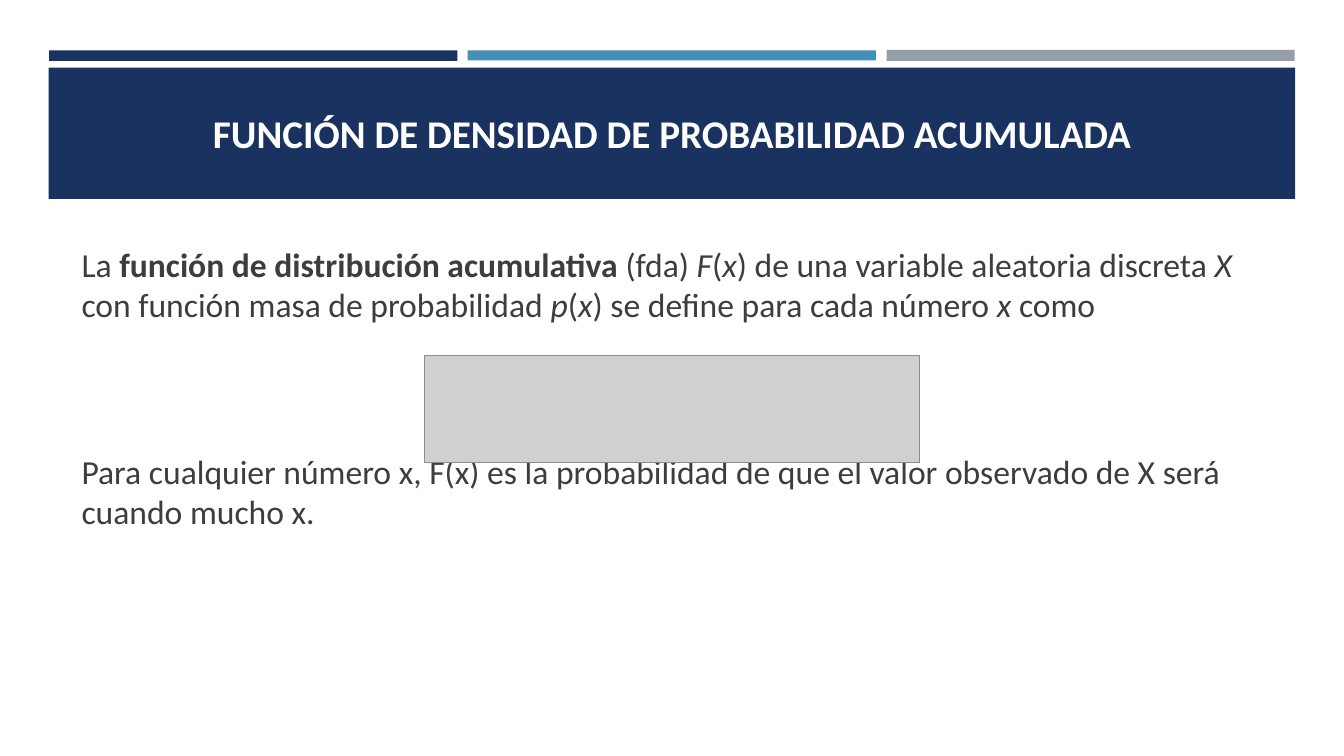
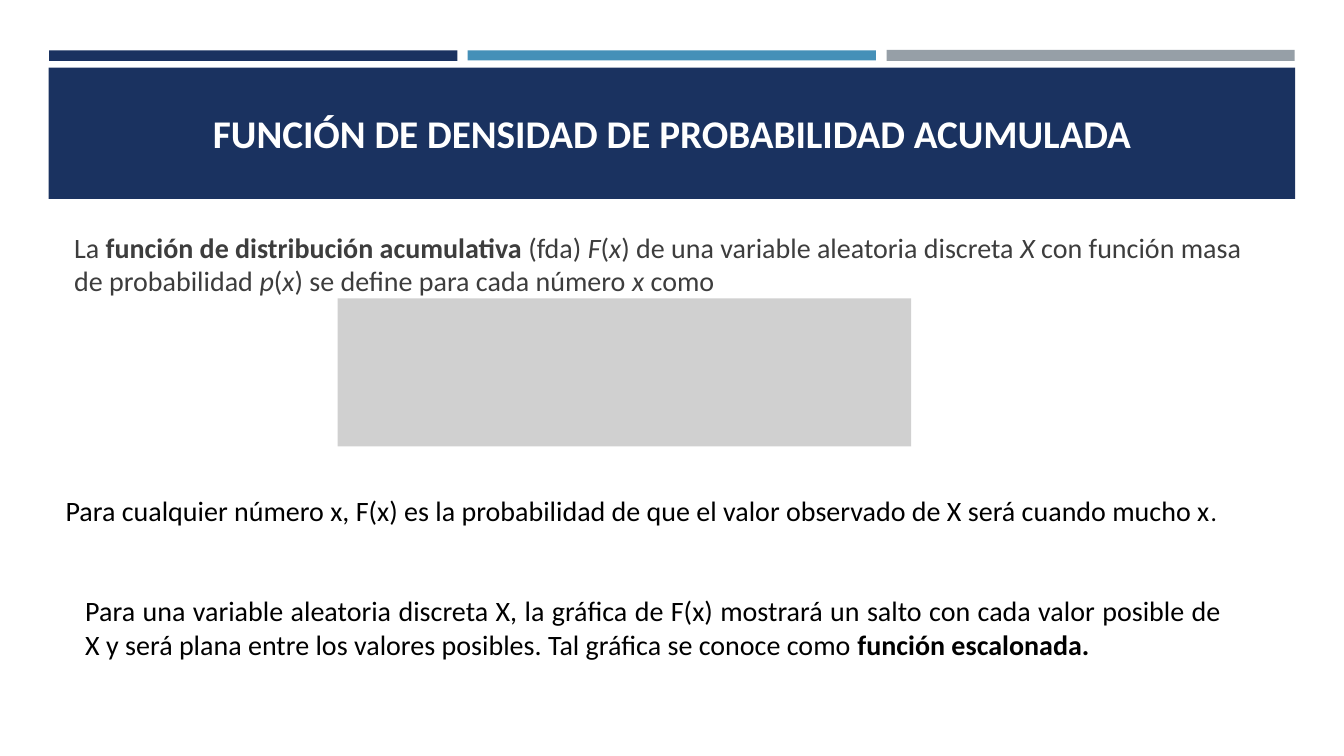
Before and after one commit to estadisticaITM/estadisticaITM.github.io, a slide deck: slide 11 of ITM_VAD_EBX.pptx (slide 13 before the commit). Drawn at 1344x756 pixels with LibreOffice and Linux fonts; fonts in the diff are those of the drawing; grey boxes stand for pictures. Boxes give left, top, right and bottom in pixels: in the first picture for what was removed or moved away, otherwise in the second. Text is boxed around its words. In the diff, an @@ line names an element or a change of style, - is before the commit and + after.

```diff
--- a/ITM_VAD_EBX.pptx
+++ b/ITM_VAD_EBX.pptx
@@ text "La función de distribución acumulativa ...": place and size @@
-text "La función de distribución acumulativa ..." at bbox=[82, 252, 1232, 525]
+text "La función de distribución acumulativa ..." at bbox=[74, 237, 1241, 296]
@@ text "La función de distribución acumulativa ..." at bbox=[74, 237, 1241, 296]: size 24 to 20 pt @@
@@ picture added at bbox=[338, 298, 911, 447] @@
@@ picture removed at bbox=[424, 356, 921, 463] @@
@@ text at bbox=[82, 456, 1220, 525]: paragraph removed @@
-Para cualquier número x, F(x) es la probabilidad de que el valor observado de X será cuando mucho x.
@@ text added at bbox=[66, 500, 1209, 526], 20 pt, text #000000 @@
+Para cualquier número x, F(x) es la probabilidad de que el valor observado de X será cuando mucho x.
@@ text added at bbox=[85, 600, 1221, 660], 20 pt, text #000000 @@
+Para una variable aleatoria discreta X, la gráfica de F(x) mostrará un salto con cada valor posible de X y será plana entre los valores posibles. Tal gráfica se conoce como función escalonada.
```
Also in this commit, not shown: 25 other slides changed, 14 slides added, 19 slides removed, 17 other files.
